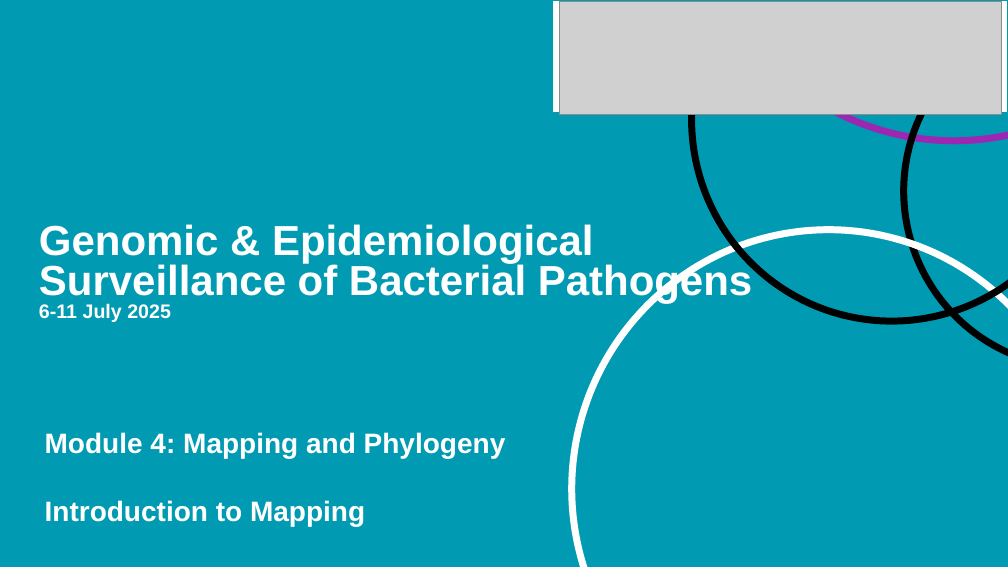
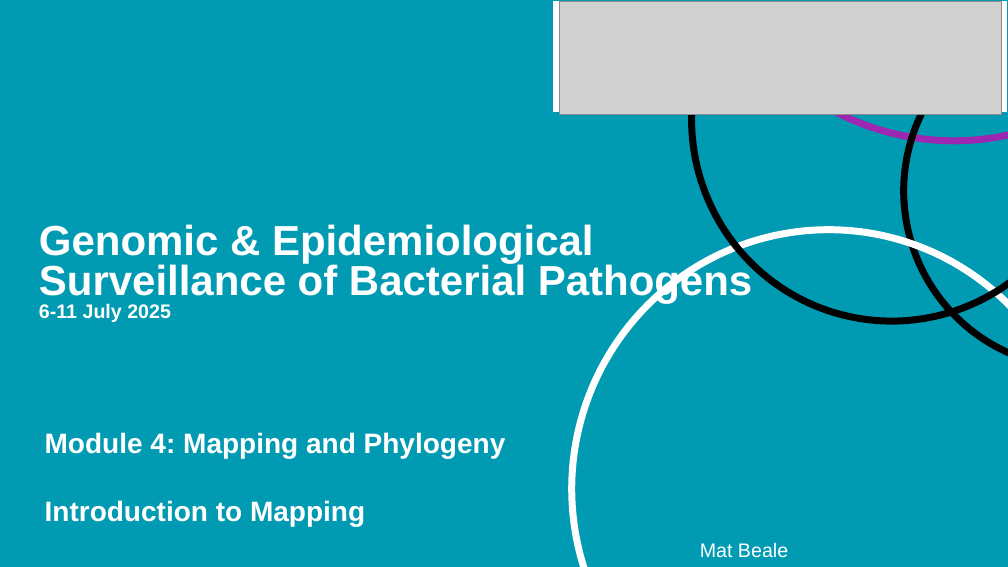
Before and after one commit to WCSCourses/GenEpiLAC2025, a slide deck: slide 1 of seminar_slides_2025/M4-2_Intro_Mapping__07-2025.pptx. Drawn at 1008x567 pixels with LibreOffice and Linux fonts; fonts in the diff are those of the drawing; grey boxes stand for pictures; background and template pictures are left out. Boxes give left, top, right and bottom in pixels: in the first picture for what was removed or moved away, otherwise in the second. Text is boxed around its words. In the diff, an @@ line names an element or a change of style, - is before the commit and + after.

Commit message:
Update and upload lecture slides (mod4 & 5)

```diff
--- a/seminar_slides_2025/M4-2_Intro_Mapping__07-2025.pptx
+++ b/seminar_slides_2025/M4-2_Intro_Mapping__07-2025.pptx
@@ text added at [700,542,788,558], 14 pt, text #FFFFFF @@
+Mat Beale
```
Also in this commit, not shown: 2 other files.
